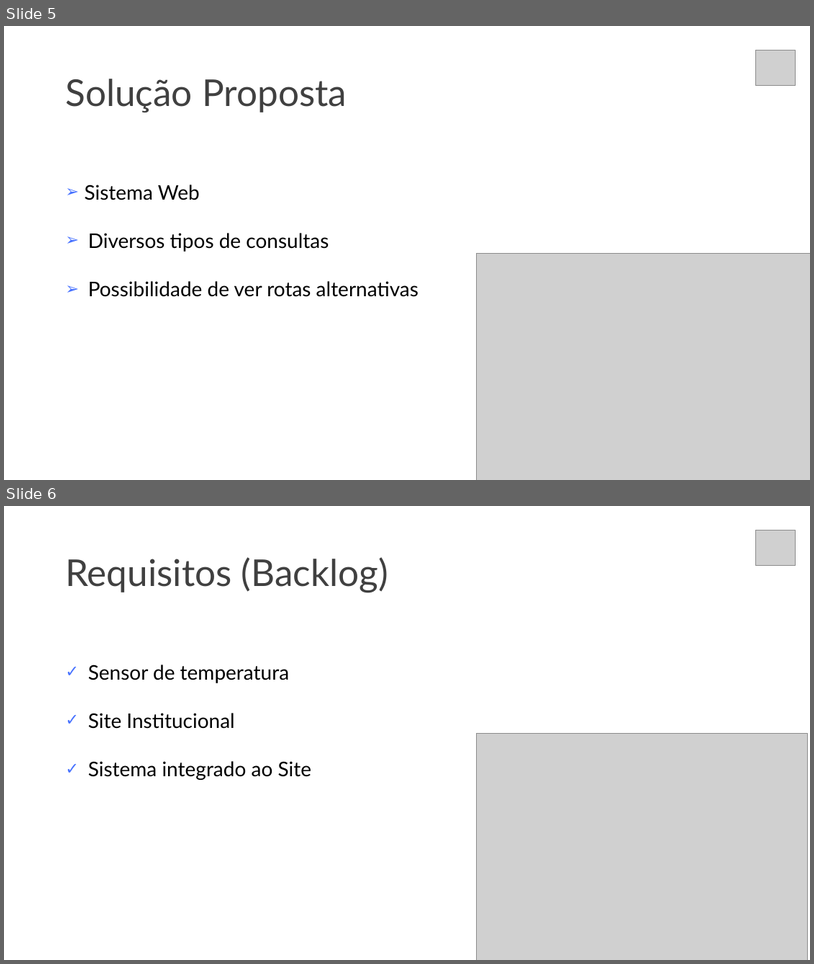
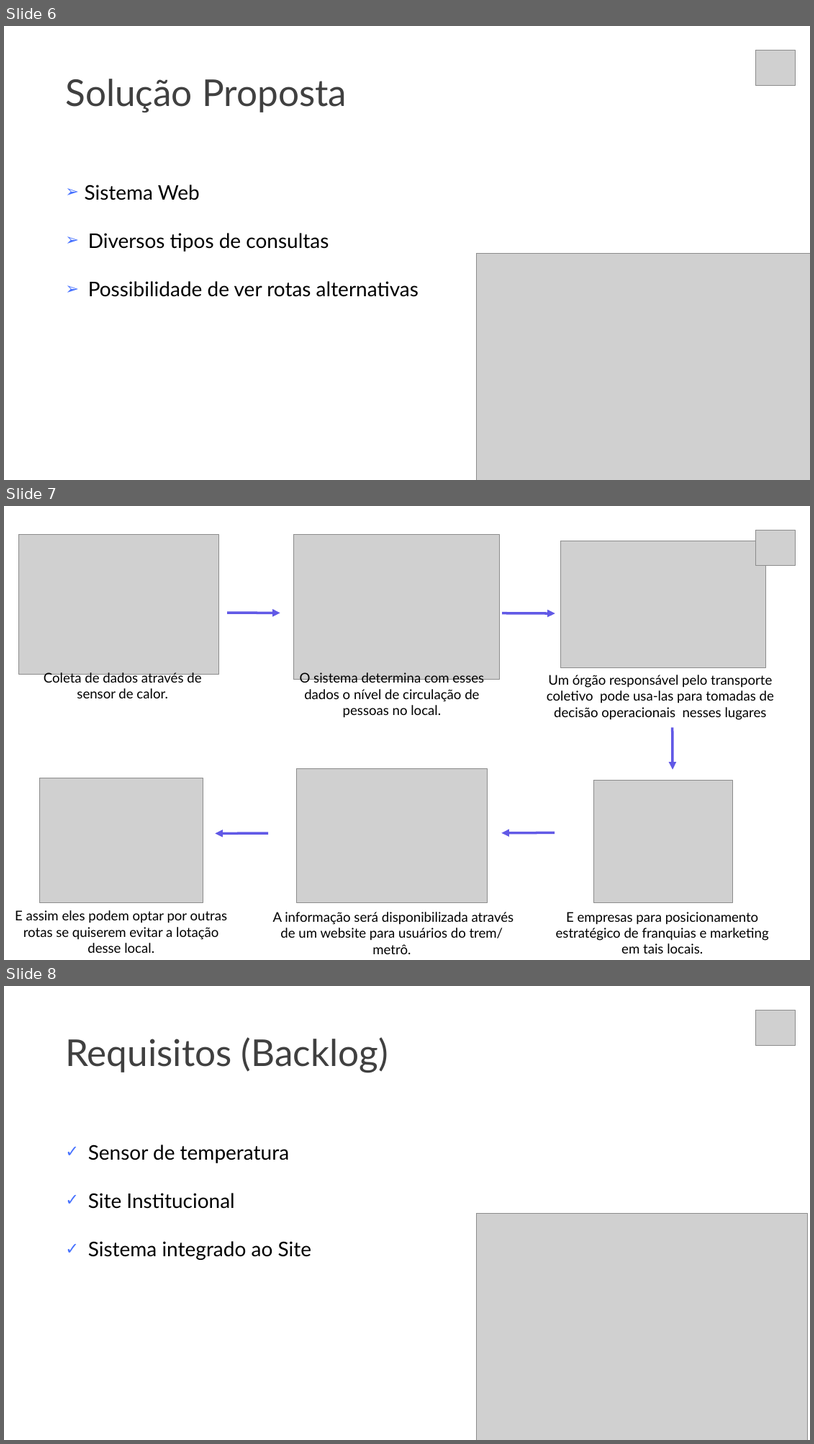
Before and after one commit to christian-raphael/projeto-bandtec, a slide deck: documentacao/slide-synergy.pptx. Shown one above the other, each under a label of ours: slides 5 and 6 before the commit, slides 6, 7 and 8 after it. The pictures are 814x964 and 814x1444 pixels, drawn with LibreOffice and Linux fonts; fonts in the diff are those of the drawing; grey boxes stand for pictures. Boxes give left, top, right and bottom in pixels: in the first picture for what was removed or moved away, otherwise in the second. Text is boxed around its words. In the diff, an @@ line names an element or a change of style, - is before the commit and + after.

```diff
--- a/documentacao/slide-synergy.pptx
+++ b/documentacao/slide-synergy.pptx
@@ slide 7 added at box(4, 506, 810, 960), background #FFFFFF @@
@@ picture added at box(19, 534, 219, 674) @@
@@ picture added at box(293, 535, 501, 680) @@
@@ picture added at box(561, 541, 767, 667) @@
@@ picture added at box(756, 530, 797, 566) @@
@@ arrow added from (227, 613) to (280, 613), #6159E6 3 pt @@
@@ arrow added from (502, 613) to (556, 613), #6159E6 3 pt @@
@@ text added at box(44, 672, 201, 698), 16 pt, text #000000 @@
+Coleta de dados através de sensor de calor.
@@ text added at box(300, 672, 484, 718), 16 pt, text #000000 @@
+O sistema determina com esses dados o nível de circulação de pessoas no local.
@@ text added at box(547, 674, 774, 720), 16 pt, text #000000 @@
+Um órgão responsável pelo transporte coletivo pode usa-las para tomadas de decisão operacionais nesses lugares
@@ arrow added from (673, 728) to (673, 769), #6159E6 3 pt @@
@@ picture added at box(40, 778, 203, 903) @@
@@ picture added at box(297, 769, 487, 903) @@
@@ picture added at box(594, 780, 733, 902) @@
@@ arrow added from (268, 834) to (215, 834), #6159E6 3 pt @@
@@ arrow added from (555, 833) to (502, 833), #6159E6 3 pt @@
@@ text added at box(15, 910, 228, 952), 16 pt, text #000000 @@
+E assim eles podem optar por outras rotas se quiserem evitar a lotação desse local.
@@ text added at box(273, 911, 514, 940), 16 pt, text #000000 @@
+A informação será disponibilizada através de um website para usuários do trem/ metrô.
@@ text added at box(556, 911, 769, 953), 16 pt, text #000000 @@
+E empresas para posicionamento estratégico de franquias e marketing em tais locais.
@@ what was slide 5 is now slide 6 @@
@@ what was slide 6 is now slide 8 @@
```
Also in this commit, not shown: 1 slide changed, 2 other slides added, 1 slide removed.
